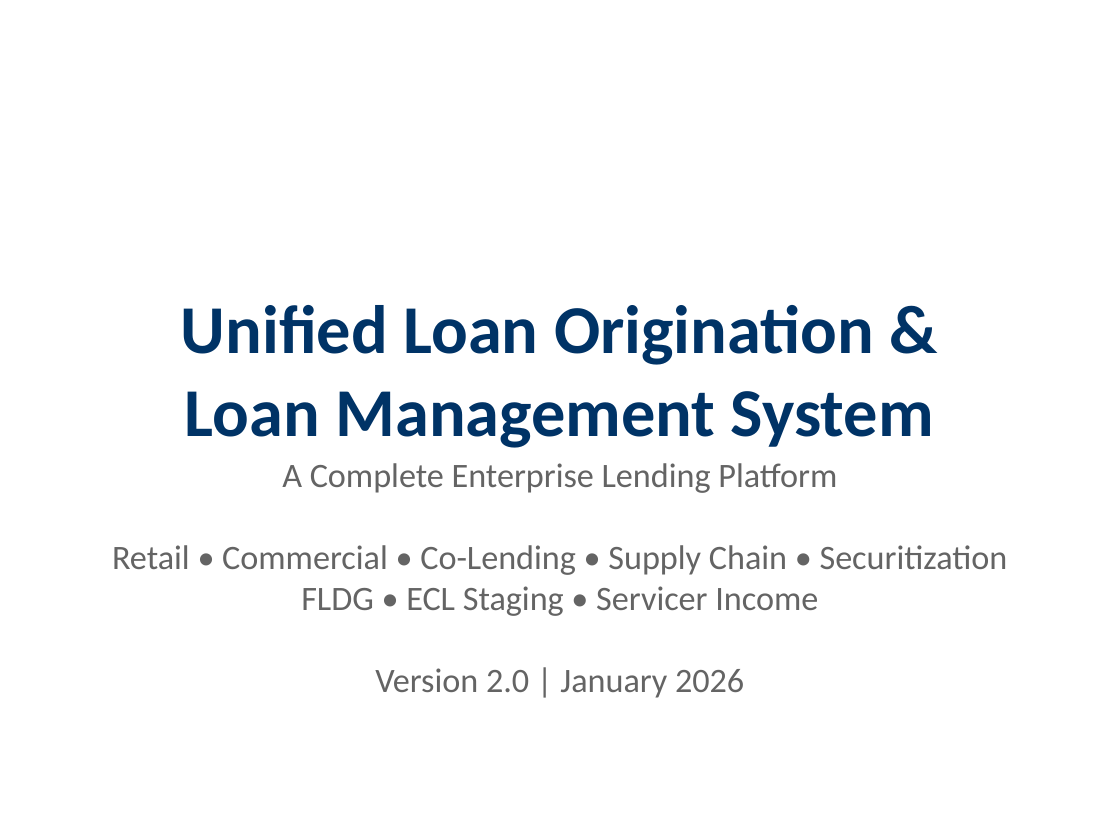
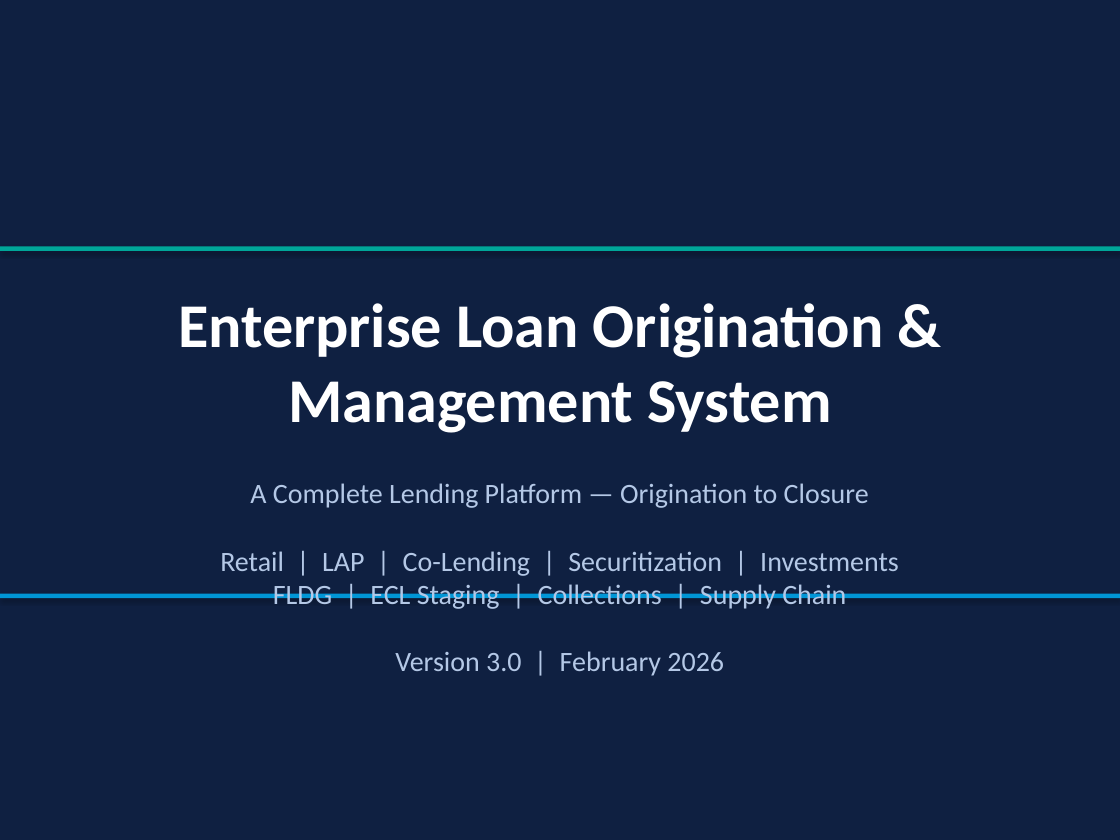
Before and after one commit to harshitrathi14/LOS-LMS, a slide deck: slide 1 of docs/LOS_LMS_System_Presentation.pptx. Drawn at 1120x840 pixels with LibreOffice and Linux fonts; fonts in the diff are those of the drawing. Boxes give left, top, right and bottom in pixels: in the first picture for what was removed or moved away, otherwise in the second. Text is boxed around its words. In the diff, an @@ line names an element or a change of style, - is before the commit and + after.

```diff
--- a/docs/LOS_LMS_System_Presentation.pptx
+++ b/docs/LOS_LMS_System_Presentation.pptx
@@ background #FFFFFF to #0F2041 @@
@@ rectangle added at <box>0,246,1120,251</box>, fill #00A699 @@
@@ text at <box>178,303,884,433</box>: text changed; size 44 to 40 pt; text colour #003366 to #FFFFFF @@
-Unified Loan Origination &
-Loan Management System
+Enterprise Loan Origination &
+Management System
@@ text at <box>220,483,899,676</box>: text changed; size 22 to 18 pt; text colour #646464 to #B4C8E6 @@
-A Complete Enterprise Lending Platform
-Retail • Commercial • Co-Lending • Supply Chain • Securitization
-FLDG • ECL Staging • Servicer Income
-Version 2.0 | January 2026
+A Complete Lending Platform — Origination to Closure
+Retail | LAP | Co-Lending | Securitization | Investments
+FLDG | ECL Staging | Collections | Supply Chain
+Version 3.0 | February 2026
@@ rectangle added at <box>0,594,1120,598</box>, fill #0096D6 @@
```
Also in this commit, not shown: 2 other slides changed, 49 slides added, 23 slides removed, 32 other files.
